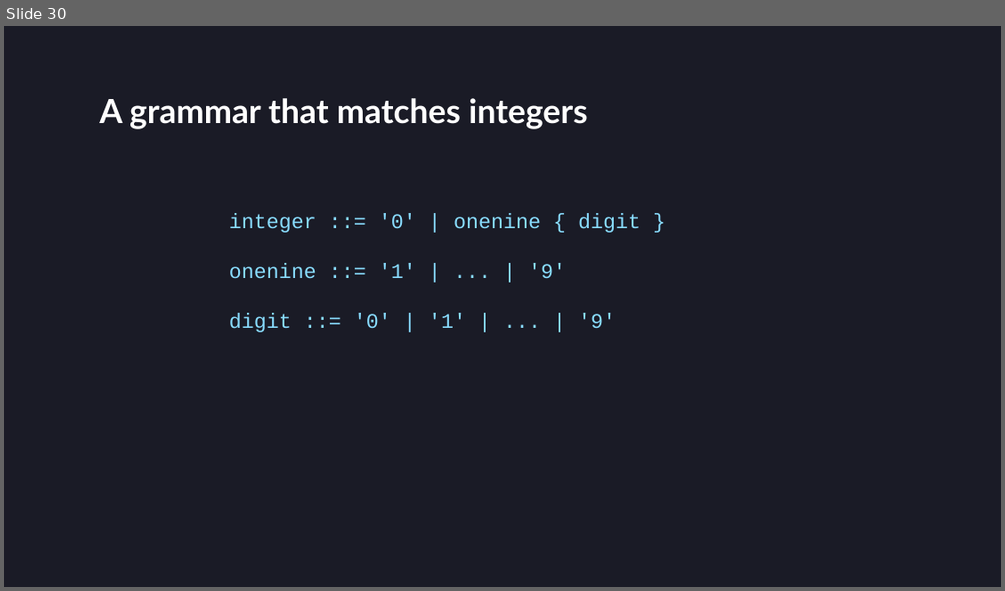
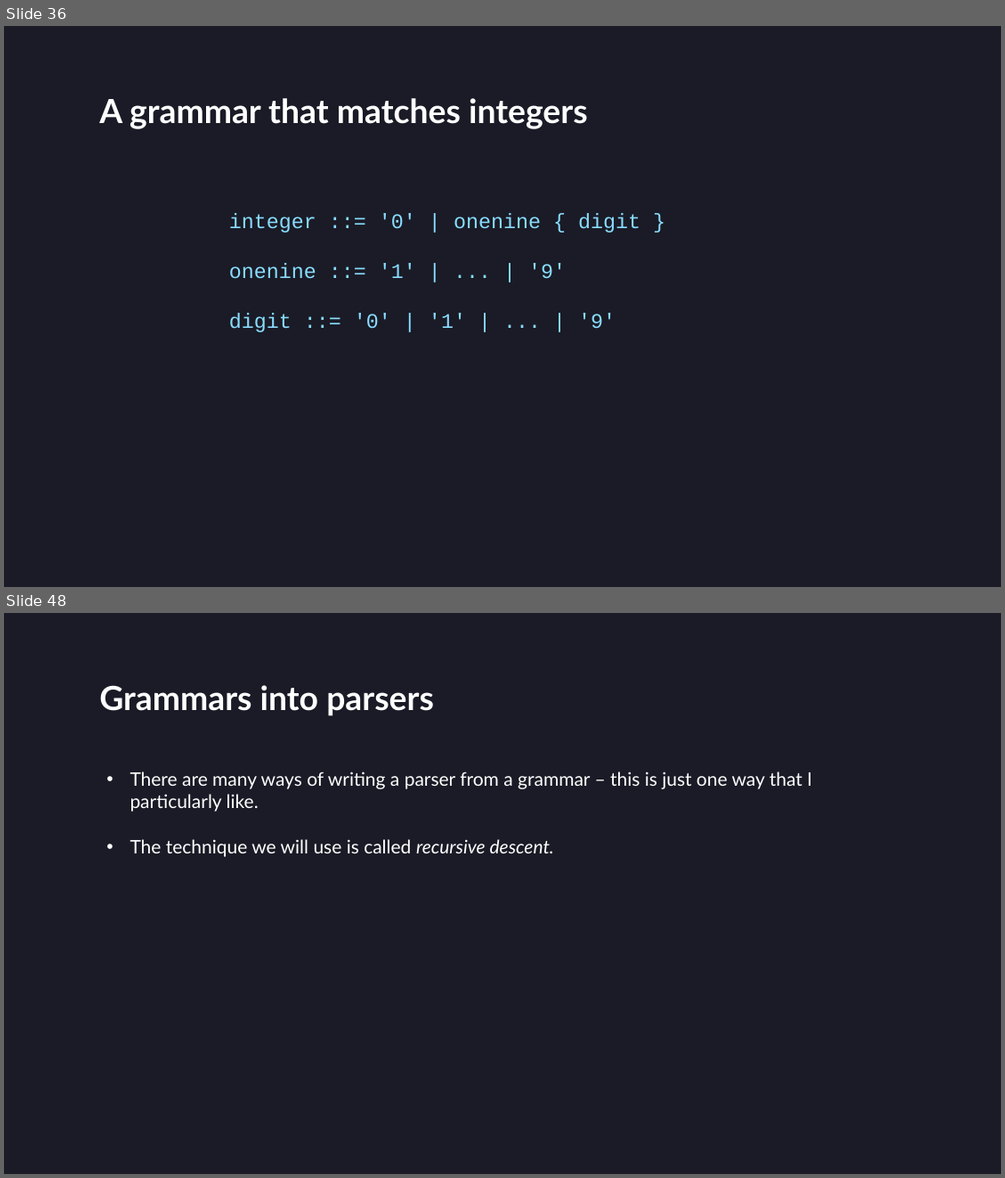
Before and after one commit to villuna/parsers-talk, a slide deck: presentation/presentation.pptx. Shown one above the other, each under a label of ours: slide 30 before the commit, slides 36 and 48 after it; the slides between them are not shown. The pictures are 1005x591 and 1005x1178 pixels, drawn with LibreOffice and Linux fonts; fonts in the diff are those of the drawing. Boxes give left, top, right and bottom in pixels: in the first picture for what was removed or moved away, otherwise in the second. Text is boxed around its words. In the diff, an @@ line names an element or a change of style, - is before the commit and + after.

```diff
--- a/presentation/presentation.pptx
+++ b/presentation/presentation.pptx
@@ slide 48 added at (x1=4, y1=613, x2=1001, y2=1174), background #1A1B26 @@
@@ title added at (x1=99, y1=685, x2=434, y2=716), 32 pt, text #FFFFFF, bold @@
+Grammars into parsers
@@ text added at (x1=130, y1=771, x2=812, y2=857), 18 pt, text #FFFFFF @@
+• There are many ways of writing a parser from a grammar – this is just one way that I particularly like.
+• The technique we will use is called recursive descent.
@@ what was slide 30 is now slide 36 @@
```
Also in this commit, not shown: 5 slides changed, 84 other slides added, 1 slide removed, 4 other files.
